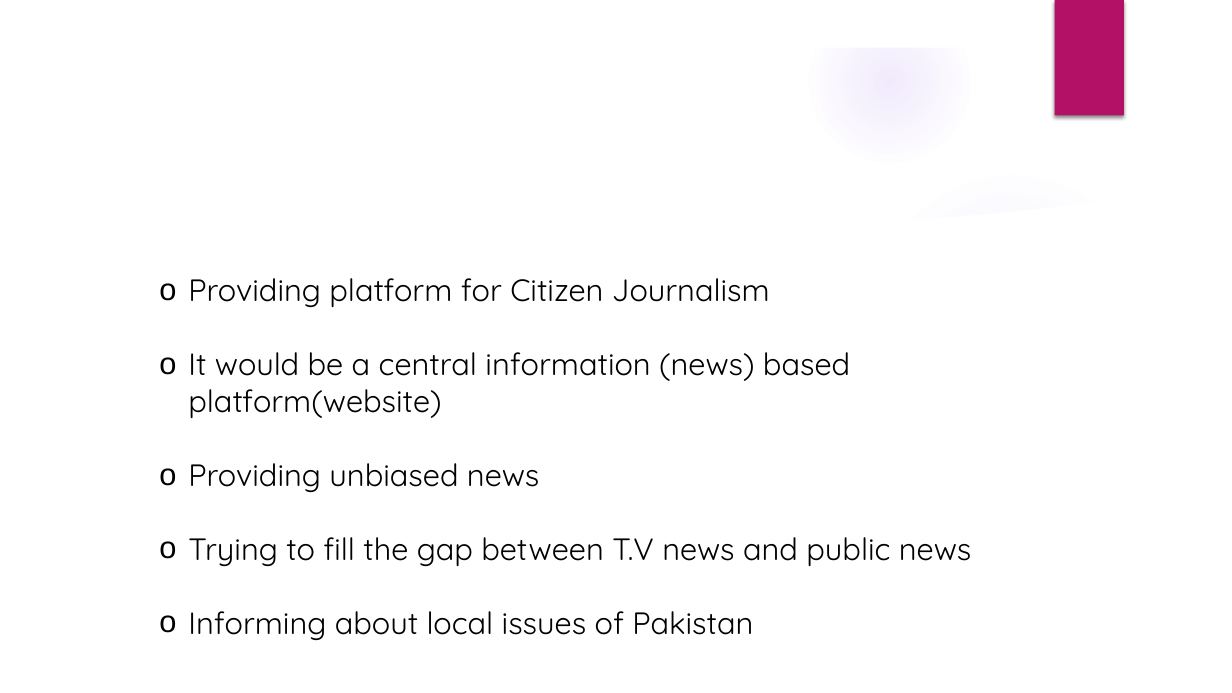
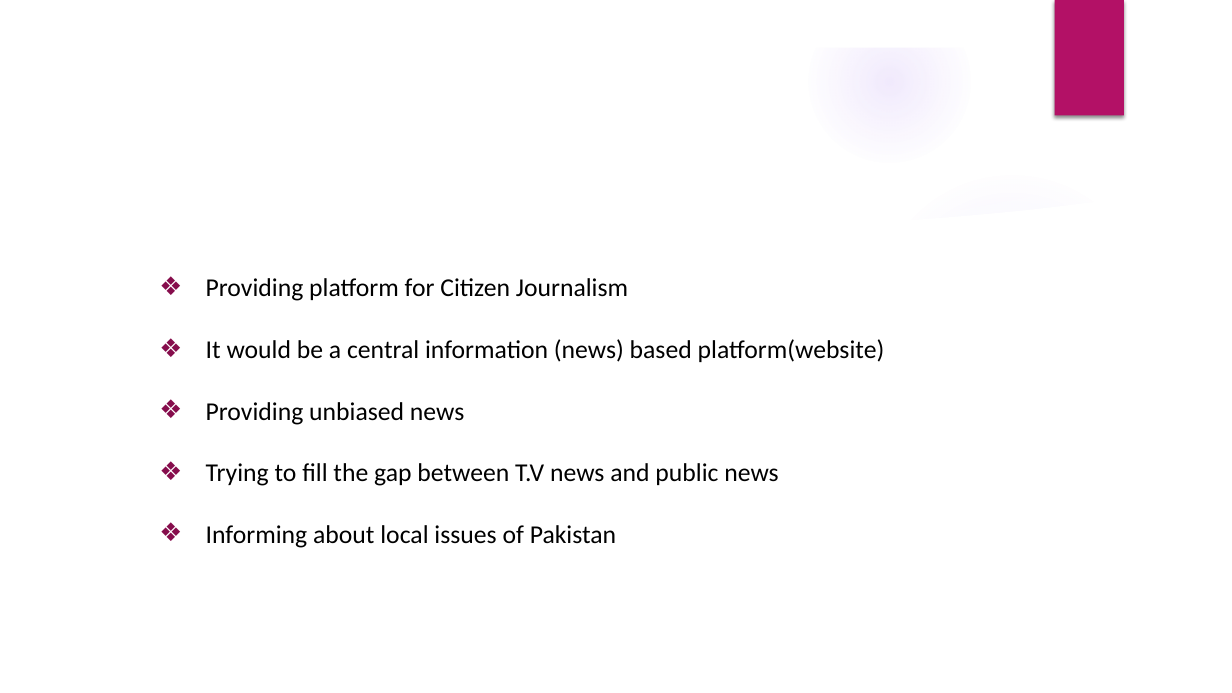
Before and after one commit to Zeeshanily/Citizen-Journalism, a slide deck: slide 5 of pj-task 1/Presentation.pptx (slide 4 before the commit). Drawn at 1232x693 pixels with LibreOffice and Linux fonts; fonts in the diff are those of the drawing; background and template pictures are left out. Boxes give left, top, right and bottom in pixels: in the first picture for what was removed or moved away, otherwise in the second. Text is boxed around its words. In the diff, an @@ line names an element or a change of style, - is before the commit and + after.

```diff
--- a/pj-task 1/Presentation.pptx
+++ b/pj-task 1/Presentation.pptx
@@ text "Providing platform for Citizen Journalism" at (206, 278, 885, 548): size 24 to 20 pt, font Quicksand to Calibri; bullet o to ❖ @@
```
Also in this commit, not shown: 8 other slides changed, 2 slides added.
